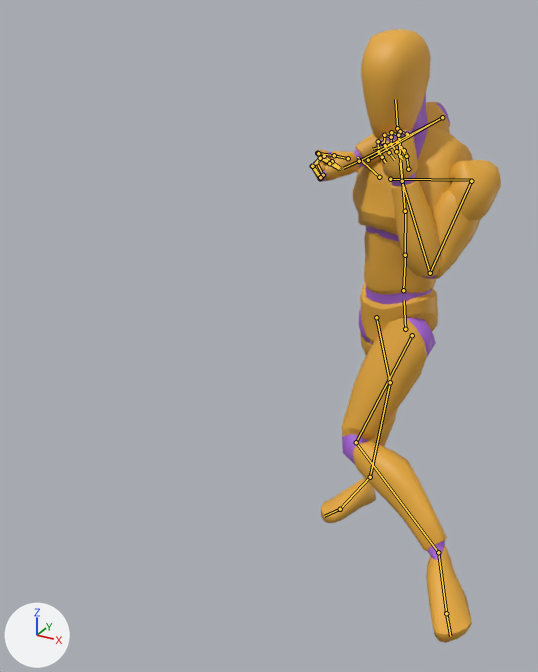
Renders of the glTF model public/models/quaternius/blender-kicks-core.glb from each side of a commit.
Camera for both pictures: a 50 mm lens placed at (0.69, -2.1, 1.81), pointed at (-0.47, -0.01, 0.76). Every picture has the same lights, and +X, +Y and +Z are marked at lower left. The older version comes first. Both versions are drawn at frame 14 of the action 'BF_LowKick_L'; the numbers are the values there. The bones that change, and the others that lie on the model, are drawn over the model as lines.

Names of what the first picture shows: 'Mannequin'.
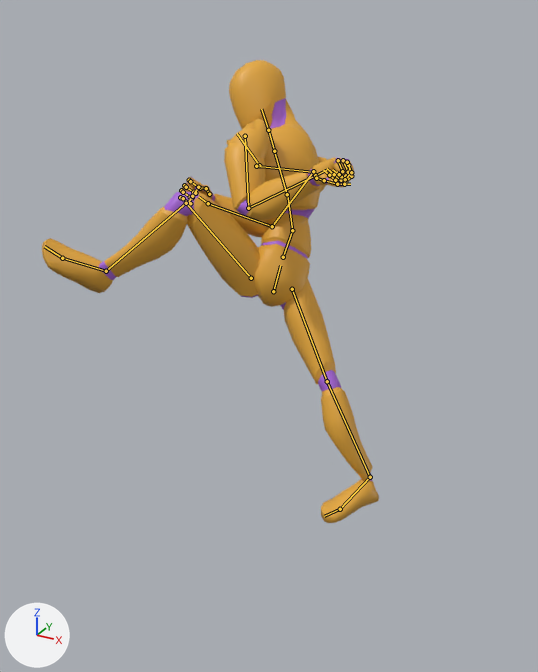
What differs and where, as boxes (x1, y1, x2, y2) in the pictures (538 x 672 px):
'Mannequin', posed (77% wider, 25% shorter)
    before: (311, 29, 501, 643)
    after: (42, 60, 379, 523)
bone 'pelvis', root to tip
    before: (405, 329) to (404, 300)
    after: (273, 291) to (280, 265)
bone 'spine_01', root to tip
    before: (403, 290) to (405, 253)
    after: (283, 257) to (292, 230)
bone 'spine_02', root to tip
    before: (405, 255) to (405, 210)
    after: (292, 230) to (287, 194)
bone 'spine_03', root to tip
    before: (405, 211) to (400, 159)
    after: (287, 194) to (275, 153)
bone 'neck_01', root to tip
    before: (400, 156) to (397, 128)
    after: (274, 151) to (268, 130)
bone 'Head', root to tip
    before: (397, 128) to (395, 99)
    after: (268, 130) to (261, 109)
bone 'clavicle_l', root to tip
    before: (390, 179) to (471, 180)
    after: (259, 165) to (237, 133)
bone 'upperarm_l', root to tip
    before: (471, 181) to (430, 273)
    after: (245, 136) to (248, 208)
bone 'lowerarm_l', root to tip
    before: (430, 273) to (402, 181)
    after: (248, 208) to (315, 175)
bone 'clavicle_r', root to tip
    before: (379, 177) to (357, 157)
    after: (256, 166) to (312, 172)
bone 'upperarm_r', root to tip
    before: (368, 160) to (442, 117)
    after: (313, 171) to (272, 226)
bone 'lowerarm_r', root to tip
    before: (442, 117) to (359, 161)
    after: (272, 226) to (208, 203)
bone 'hand_r', root to tip
    before: (359, 161) to (343, 168)
    after: (208, 203) to (198, 196)
bone 'thigh_l', root to tip
    before: (412, 335) to (356, 442)
    after: (251, 278) to (186, 203)
bone 'calf_l', root to tip
    before: (356, 442) to (438, 552)
    after: (186, 203) to (106, 271)
bone 'foot_l', root to tip
    before: (438, 552) to (446, 613)
    after: (106, 271) to (62, 258)
bone 'thigh_r', root to tip
    before: (376, 317) to (390, 382)
    after: (292, 289) to (327, 381)
bone 'calf_r', root to tip
    before: (390, 382) to (370, 477)
    after: (327, 381) to (370, 477)

The change in detail:
Bone 'pelvis' (bone_pelvis) moves from (-0.003, -0.07, -0.002) to (-0.621, -0.185, -0.22).
Bone 'pelvis' (bone_pelvis) turns from (-9, -29, 9) to (46, -148, -35) degrees about its own x, y and z.
Bone 'spine_01' (bone_spine_01) turns from (0, 0, 0) to (28, 5, 15) degrees about its own x, y and z.
Bone 'spine_02' (bone_spine_02) moves from (0.012, -0.003, 0.011) to (0.001, -0.003, -0.006).
Bone 'spine_02' (bone_spine_02) turns from (12, -5, -1) to (-13, 80, -50) degrees about its own x, y and z.
Bone 'spine_03' (bone_spine_03) moves from (0.008, 0.0, 0.007) to (0.001, 0.0, 0.002).
Bone 'spine_03' (bone_spine_03) turns from (10, 21, -1) to (10, -1, -4) degrees about its own x, y and z.
Bone 'neck_01' (bone_neck_01) turns from (-12, 0, 0) to (-16, 1, 10) degrees about its own x, y and z.
Bone 'Head' (bone_head) turns from (7, 11, 1) to (10, 11, 4) degrees about its own x, y and z.
Bone 'clavicle_l' (bone_clavicle_l) turns from (-4, -1, -6) to (40, -4, -67) degrees about its own x, y and z.
Bone 'upperarm_l' (bone_upperarm_l) turns from (44, 24, -70) to (-49, -95, -46) degrees about its own x, y and z.
Bone 'lowerarm_l' (bone_lowerarm_l) turns from (134, -1, 1) to (-12, 13, 95) degrees about its own x, y and z.
Bone 'clavicle_r' (bone_clavicle_r) turns from (-4, 1, -6) to (-31, -33, -55) degrees about its own x, y and z.
Bone 'upperarm_r' (bone_upperarm_r) turns from (-21, 15, -159) to (67, -24, 52) degrees about its own x, y and z.
Bone 'lowerarm_r' (bone_lowerarm_r) turns from (135, -17, 1) to (69, -27, 14) degrees about its own x, y and z.
Bone 'hand_r' (bone_hand_r) turns from (14, 0, 5) to (17, -1, 13) degrees about its own x, y and z.
Bone 'thigh_l' (bone_thigh_l) turns from (-97, 72, -90) to (25, -83, -147) degrees about its own x, y and z.
Bone 'calf_l' (bone_calf_l) turns from (71, -13, 1) to (96, -21, -14) degrees about its own x, y and z.
Bone 'foot_l' (bone_foot_l) turns from (-66, -132, 34) to (12, -19, 19) degrees about its own x, y and z.
Bone 'thigh_r' (bone_thigh_r) turns from (-61, 127, -35) to (42, -6, 29) degrees about its own x, y and z.
Bone 'calf_r' (bone_calf_r) turns from (29, 42, -4) to (-47, 51, -28) degrees about its own x, y and z.
Bone 'foot_r' (bone_foot_r) turns from (60, -4, -161) to (46, -30, -173) degrees about its own x, y and z.
